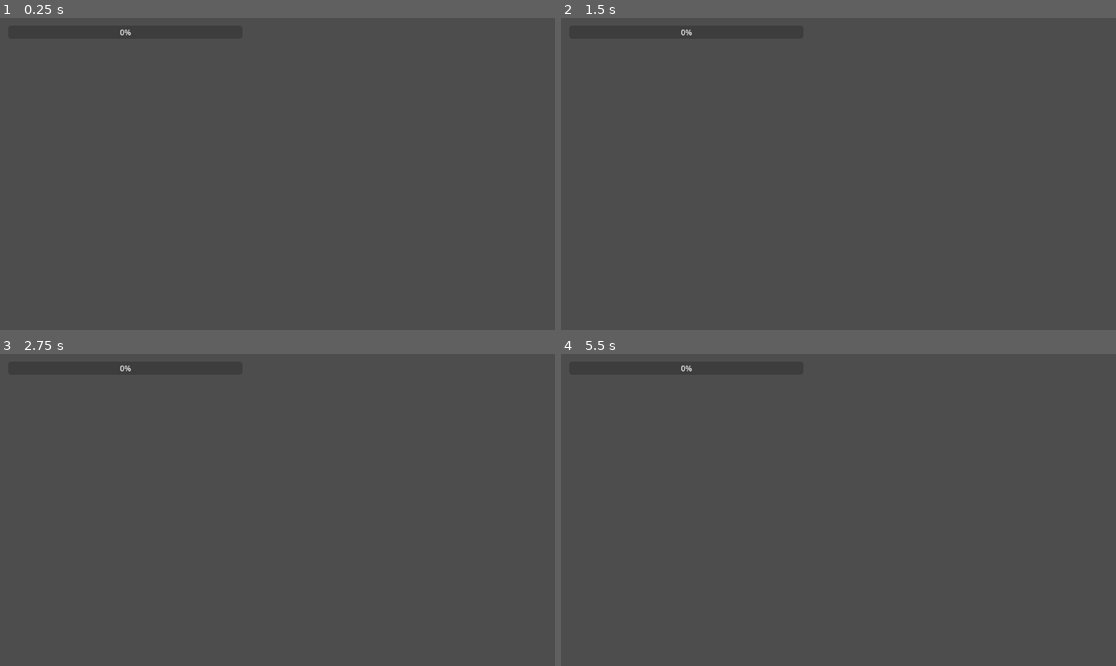
Above: before the commit, frames 1-4 (two rows, left to right).
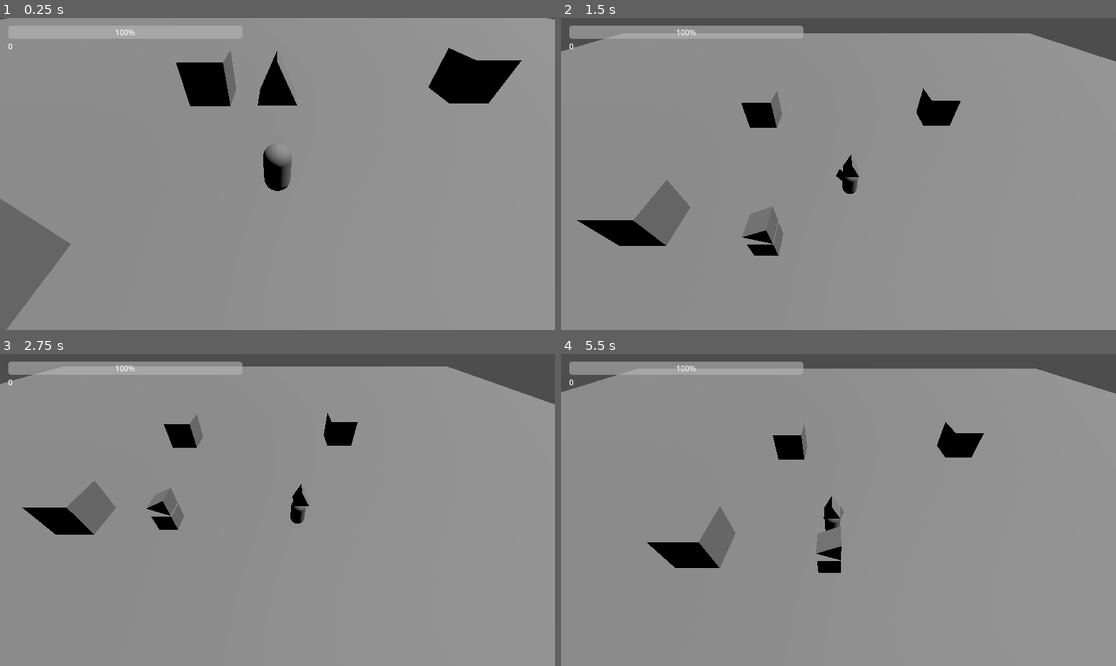
Above: after the commit, the same moments.

Repository: Parsa-1145/BugzBuzzy
Game: Godot game, scene res://mainScene.tscn
The game is run twice, just before and just after one commit, with the same random seed, the same clock (stepped at 60 frames per second) and the same inputs.
Inputs (mouse positions are in pixels of both pictures, inside the frame that each line leads up to):
- Up to frame 1 (0.25 s): no input
- Up to frame 2 (1.5 s): move the mouse to (960, 158) at 0.52 s; hold D (move_right) 0.53-1.28 s; move the mouse to (727, 189) at 1.27 s; hold S (move_down) from 1.28 s (still down)
- Up to frame 3 (2.75 s): move the mouse to (333, 441) at 2.02 s; release S (move_down) at 2.03 s; hold D (move_right) from 2.03 s (still down)
- Up to frame 4 (5.5 s): move the mouse to (810, 572) at 2.77 s; release D (move_right) at 2.78 s; hold W (move_up) 2.78-3.53 s; move the mouse to (1005, 556) at 3.52 s; hold A (move_left) 3.53-5.03 s; move the mouse to (672, 463) at 4.27 s; move the mouse to (866, 510) at 5.02 s; hold S (move_down) from 5.03 s (still down)

The runs differ from the first frame. In frame 1, 97% of the frame differs, in the area x 0-100%, y 0-100%; in frame 2, 94%; in frame 3, 95%; in frame 4, 95%.
Error before the commit: Parse Error: Expected identifier after "." for attribute access. (res://GameManager.gd:28)

Commit message:
navigations fixed

Diff:
--- /dev/null
+++ b/Barbarian.gd
@@ -0,0 +1,6 @@
+class_name Barbarian
+extends EnemyBase
+
+func _process(delta: float) -> void:
+	current_target = null
+	current_target = nearest_tower
--- a/EnemyBase.gd
+++ b/EnemyBase.gd
@@ -3,6 +3,17 @@
 
 @export var move_speed: float = 2.0
 @export var gravity: float = 9.8
+@export var health: float = 10.0
+var nearest_tower: Node3D = null
+var current_target: Node3D = null
+
+func _ready() -> void:
+	var timer = Timer.new()
+	timer.wait_time = 1.0
+	timer.autostart = true
+	timer.one_shot = false
+	add_child(timer)
+	timer.timeout.connect(_update_nearest_target)
 
 func _physics_process(delta: float) -> void:
 	if not is_on_floor():
@@ -19,3 +30,20 @@
 	velocity.z = dir.z * move_speed
 
 	move_and_slide()
+
+func _update_nearest_target():
+	var targets = GameManager.towers
+	if GameManager.towers.is_empty():
+		current_target = null
+		return
+
+	var min_dist = INF
+	var nearest = null
+	for t in targets:
+		if not is_instance_valid(t):
+			continue
+		var d = global_position.distance_to(t.global_position)
+		if d < min_dist:
+			min_dist = d
+			nearest = t
+	current_target = nearest
--- a/GameManager.gd
+++ b/GameManager.gd
@@ -6,6 +6,7 @@
 
 var enemies : Array[EnemyBase]= []
 var towers = []
+var castle: Node3D
 
 var enemy_types: Array[PackedScene] = [
 	preload("res://Skeleton.tscn")
@@ -23,6 +24,3 @@
 	if cameraNode is CameraFollow:
 		cameraNode.playerNode = playerNode
 		playerNode.camera = cameraNode
-
-func spawnEnemy(type: EnemyBase):
-	var instance = type.
--- /dev/null
+++ b/HogRider.gd
@@ -0,0 +1,6 @@
+class_name HogRider
+extends EnemyBase
+
+func _ready() -> void:
+	super._ready()
+	current_target = GameManager.castle
--- /dev/null
+++ b/Skeleton.gd
@@ -0,0 +1,9 @@
+class_name Skeleton
+extends EnemyBase
+
+func _process(delta: float) -> void:
+	current_target = null
+	current_target = nearest_tower
+
+	if not (current_target == null || global_position.distance_to(current_target.global_position) > global_position.distance_to(GameManager.playerNode.global_position)):
+		current_target = GameManager.playerNode
--- a/Skeleton.tscn
+++ b/Skeleton.tscn
@@ -15,3 +15,5 @@
 
 [node name="CollisionShape3D" type="CollisionShape3D" parent="."]
 shape = SubResource("ConvexPolygonShape3D_g4qto")
+
+[node name="NavigationAgent3D" type="NavigationAgent3D" parent="."]
--- a/mainScene.tscn
+++ b/mainScene.tscn
@@ -1,8 +1,22 @@
-[gd_scene load_steps=11 format=3 uid="uid://dk1o10mk3leno"]
+[gd_scene load_steps=12 format=3 uid="uid://dk1o10mk3leno"]
 
 [ext_resource type="PackedScene" uid="uid://b15v18b8hpkj" path="res://Skeleton.tscn" id="1_hr5et"]
-[ext_resource type="Script" path="res://HudManager.gd" id="2_g4qto"]
+[ext_resource type="Script" uid="uid://d3noh3utfelk7" path="res://HudManager.gd" id="2_g4qto"]
 [ext_resource type="Script" uid="uid://s8t65oupcxo5" path="res://Tower.gd" id="3_hr5et"]
+
+[sub_resource type="GDScript" id="GDScript_hr5et"]
+script/source = "extends StaticBody3D
+
+
+# Called when the node enters the scene tree for the first time.
+func _ready() -> void:
+	pass # Replace with function body.
+
+
+# Called every frame. 'delta' is the elapsed time since the previous frame.
+func _process(delta: float) -> void:
+	pass
+"
 
 [sub_resource type="BoxMesh" id="BoxMesh_g4qto"]
 size = Vector3(100, 1, 100)
@@ -26,6 +40,7 @@
 
 [node name="StaticBody3D" type="StaticBody3D" parent="."]
 transform = Transform3D(1, 0, 0, 0, 1, 0, 0, 0, 1, 0, -0.5, 0)
+script = SubResource("GDScript_hr5et")
 
 [node name="MeshInstance3D" type="MeshInstance3D" parent="StaticBody3D"]
 mesh = SubResource("BoxMesh_g4qto")
Not shown, added: Barbarian.gd.uid
Not shown, added: HogRider.gd.uid
Not shown, added: Skeleton.gd.uid
